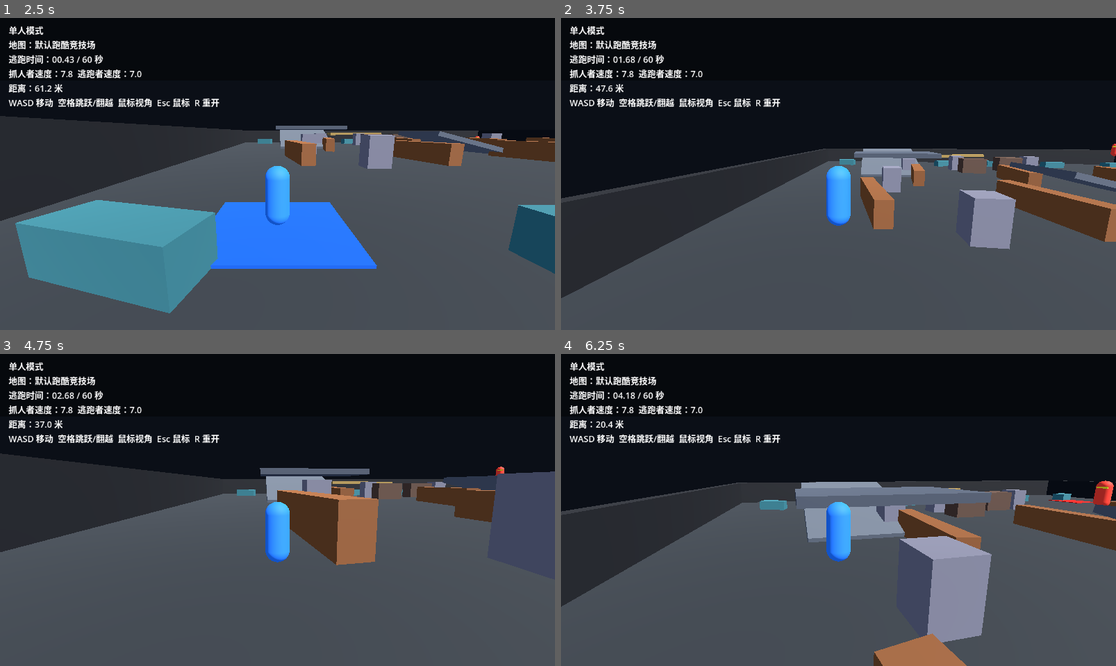
Above: before the commit, frames 1-4 (two rows, left to right).
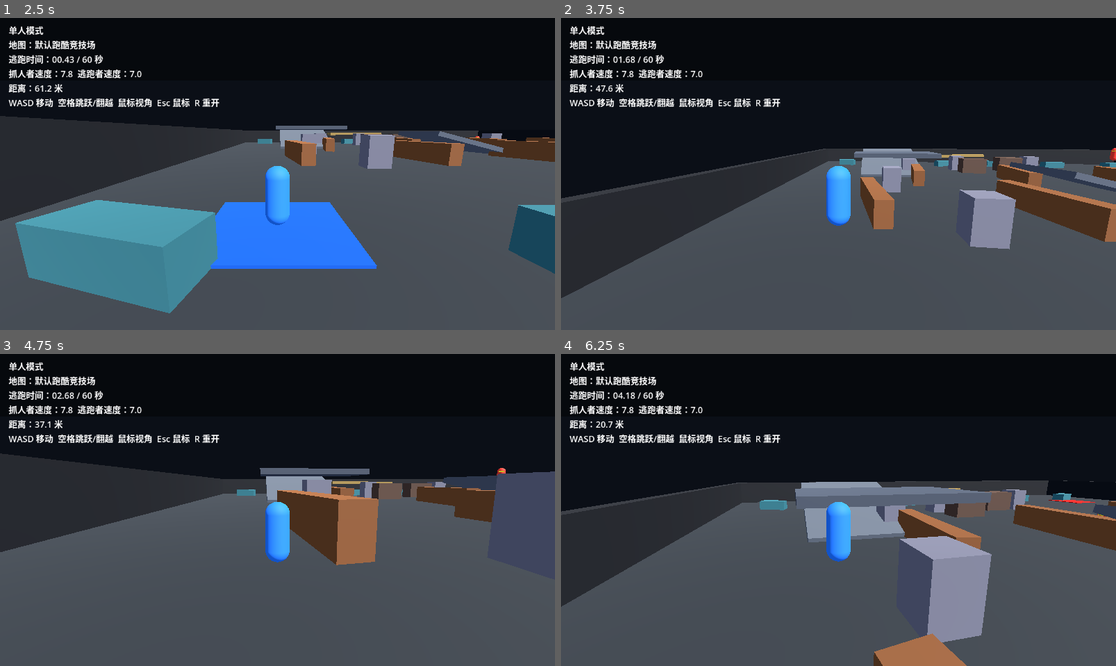
Above: after the commit, the same moments.

Repository: Kevin114514/ParkourTagGodot
Game: Godot game, scene res://scenes/main.tscn
Two runs of this game, one before a commit and one after it. Both use one fixed random seed, a clock stepped at 60 frames per second and the inputs below.
Inputs (mouse positions are in pixels of both pictures, inside the frame that each line leads up to):
- Up to frame 1 (2.5 s): click "选择官方地图" at 0.5 s; click "使用选中地图" at 1.25 s; click "单人模式：逃跑者 VS AI 抓人者" at 2 s
- Up to frame 2 (3.75 s): tap Enter at 2.75 s; move the mouse to (866, 174) at 2.77 s; hold W (move_forward) from 2.78 s (still down); tap Space (jump) at 2.85, 3.02, 3.32, 3.6 s; move the mouse to (810, 174) at 3.52 s
- Up to frame 3 (4.75 s): keep holding W (move_forward); tap Space (jump) at 3.77, 4.07, 4.35 s; move the mouse to (288, 503) at 4.27 s
- Up to frame 4 (6.25 s): keep holding W (move_forward); move the mouse to (832, 516) at 5.02 s; tap Space (jump) at 5.1, 5.27, 5.57, 5.85, 6.02 s; move the mouse to (877, 513) at 5.77 s

Frame 1 is identical in both runs. In frame 2, less than 0.1% of the frame differs, in the area x 98-100%, y 40-46%; in frame 3, less than 0.1%; in frame 4, 0.2%, in the area x 8-100%, y 21-53%.

Commit message:
Match AI jump values to player

Diff:
--- a/scripts/network_actor.gd
+++ b/scripts/network_actor.gd
@@ -37,7 +37,7 @@
 	floor_snap_length = 0.45
 	if role == "tagger":
 		move_speed = 7.8
-		jump_velocity = 8.0
+		jump_velocity = 7.4
 		acceleration = 24.0
 	else:
 		move_speed = 7.0
--- a/scripts/tagger.gd
+++ b/scripts/tagger.gd
@@ -3,15 +3,17 @@
 var target: Node3D
 var chase_speed := 7.8
 var acceleration := 22.0
-var jump_velocity := 8.0
+var jump_velocity := 7.4
 var gravity := ProjectSettings.get_setting("physics/3d/default_gravity") as float
 var is_active := true
+const MAX_UPWARD_VELOCITY := 7.4
+const JUMP_COOLDOWN := 0.42
 
 var avoid_sign := 1.0
 var avoid_timer := 0.0
 var stuck_timer := 0.0
 var last_position := Vector3.ZERO
-var ledge_snap_cooldown := 0.0
+var jump_cooldown := 0.0
 var descent_dir := Vector3.ZERO
 var descent_repath_timer := 0.0
 var spawn_position := Vector3.ZERO
@@ -30,7 +32,9 @@
 	if global_position.y < VOID_Y:
 		_respawn()
 
-	ledge_snap_cooldown = maxf(ledge_snap_cooldown - delta, 0.0)
+	jump_cooldown = maxf(jump_cooldown - delta, 0.0)
+	if velocity.y > MAX_UPWARD_VELOCITY:
+		velocity.y = MAX_UPWARD_VELOCITY
 	if not is_active or target == null:
 		velocity.x = move_toward(velocity.x, 0.0, acceleration * delta)
 		velocity.z = move_toward(velocity.z, 0.0, acceleration * delta)
@@ -78,13 +82,12 @@
 		elif blocked or stuck_timer > 0.28 or flat_distance < 2.2:
 			if _try_climb_ledge(move_dir, vertical_gap):
 				stuck_timer = 0.0
-			elif is_on_floor():
-				velocity.y = maxf(velocity.y, jump_velocity)
+			elif _request_jump(jump_velocity):
+				stuck_timer = 0.0
 		else:
 			stuck_timer = 0.0
 	elif blocked or stuck_timer > 0.45:
-		if is_on_floor():
-			velocity.y = jump_velocity
+		_request_jump(jump_velocity)
 		var side := Vector3(-move_dir.z, 0.0, move_dir.x) * avoid_sign
 		if side.length_squared() < 0.01:
 			side = Vector3(avoid_sign, 0.0, 0.0)
@@ -93,6 +96,8 @@
 		stuck_timer = 0.0
 
 	_apply_gravity(delta)
+	if velocity.y > MAX_UPWARD_VELOCITY:
+		velocity.y = MAX_UPWARD_VELOCITY
 	velocity.x = move_toward(velocity.x, move_dir.x * chase_speed, acceleration * delta)
 	velocity.z = move_toward(velocity.z, move_dir.z * chase_speed, acceleration * delta)
 
@@ -105,6 +110,7 @@
 	global_position = spawn_position
 	velocity = Vector3.ZERO
 	stuck_timer = 0.0
+	jump_cooldown = 0.0
 	descent_dir = Vector3.ZERO
 	descent_repath_timer = 0.0
 	last_position = global_position
@@ -197,13 +203,20 @@
 		away = global_transform.basis.z
 	return away.normalized()
 
+func _request_jump(strength: float) -> bool:
+	if not is_on_floor() or jump_cooldown > 0.0:
+		return false
+	velocity.y = clampf(maxf(velocity.y, strength), 0.0, MAX_UPWARD_VELOCITY)
+	jump_cooldown = JUMP_COOLDOWN
+	return true
+
 func _try_climb_ledge(dir: Vector3, vertical_gap: float) -> bool:
-	if dir.length_squared() < 0.01:
+	if dir.length_squared() < 0.01 or not is_on_floor() or jump_cooldown > 0.0:
 		return false
 
 	dir = dir.normalized()
 	var space := get_world_3d().direct_space_state
-	var highest_allowed: float = target.global_position.y + 0.55
+	var highest_allowed: float = target.global_position.y + 0.45
 	var probe_distances := PackedFloat32Array([0.65, 1.05, 1.45, 1.85, 2.25])
 	for probe_distance in probe_distances:
 		var ray_xz: Vector3 = global_position + dir * probe_distance
@@ -219,17 +232,13 @@
 		var hit_position: Vector3 = hit["position"]
 		var hit_normal: Vector3 = hit["normal"]
 		var height_delta: float = hit_position.y - global_position.y
-		if hit_normal.y < 0.65 or height_delta < 0.35 or hit_position.y > highest_allowed:
+		if hit_normal.y < 0.72 or height_delta < 0.35 or height_delta > 1.85 or hit_position.y > highest_allowed:
 			continue
 
-		velocity.y = maxf(velocity.y, jump_velocity + clampf(height_delta * 0.9, 0.2, 1.8))
-		velocity.x = dir.x * chase_speed * 1.08
-		velocity.z = dir.z * chase_speed * 1.08
-
-		var horizontal_delta: float = Vector2(hit_position.x - global_position.x, hit_position.z - global_position.z).length()
-		if ledge_snap_cooldown <= 0.0 and horizontal_delta < 0.85 and height_delta < 2.7:
-			global_position.y = maxf(global_position.y, hit_position.y + 0.08)
-			ledge_snap_cooldown = 0.22
+		if not _request_jump(jump_velocity):
+			return false
+		velocity.x = dir.x * chase_speed * 1.03
+		velocity.z = dir.z * chase_speed * 1.03
 		return true
 
 	return false
